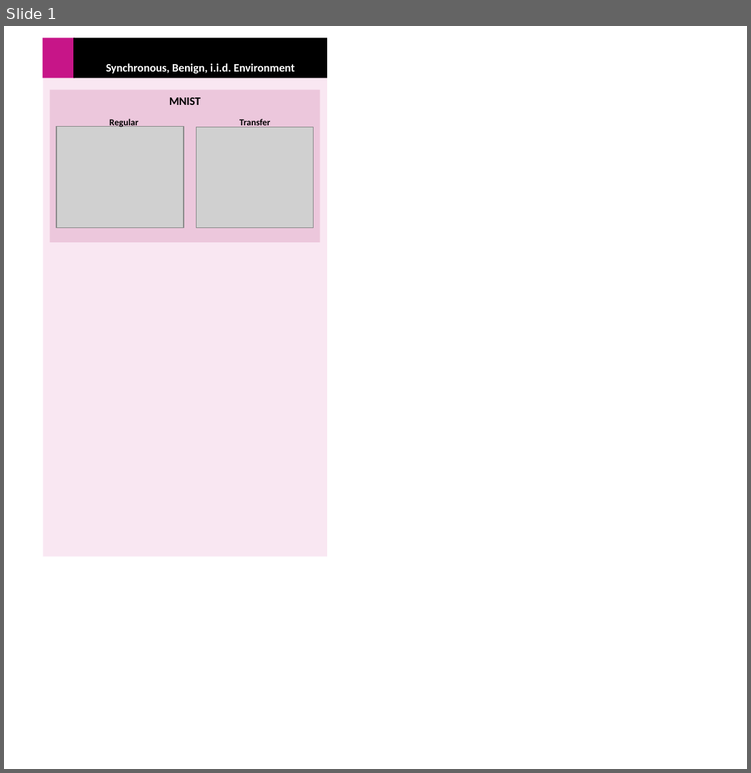
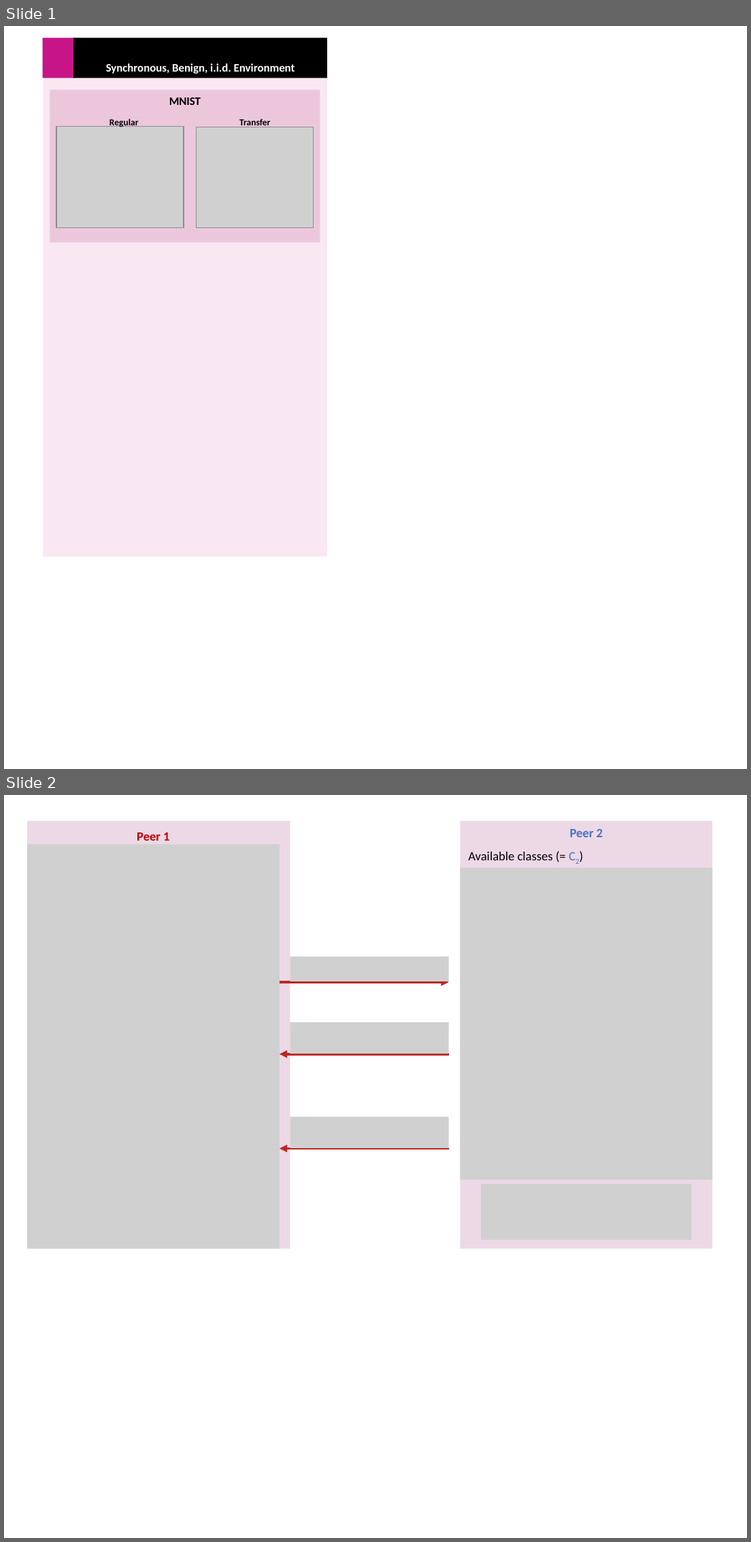
Before and after one commit to jverbraeken/trustchain-superapp, a slide deck: fedml/figures.pptx. Shown one above the other, each under a label of ours: slide 1 before the commit, slides 1 and 2 after it. The pictures are 751x773 and 751x1542 pixels, drawn with LibreOffice and Linux fonts; fonts in the diff are those of the drawing; grey boxes stand for pictures. Boxes give left, top, right and bottom in pixels: in the first picture for what was removed or moved away, otherwise in the second. Text is boxed around its words. In the diff, an @@ line names an element or a change of style, - is before the commit and + after.

```diff
--- a/fedml/figures.pptx
+++ b/fedml/figures.pptx
@@ slide 2 added at [4, 795, 747, 1538], background #FFFFFF @@
@@ rectangle added at [27, 821, 290, 1248], fill #EDD8E6 @@
@@ text added at [137, 832, 169, 841], 11 pt, text #C00000, bold @@
+Peer 1
@@ rectangle added at [460, 821, 713, 1248], fill #EDD8E6 @@
@@ text added at [570, 829, 602, 837], 11 pt, text #4472C4, bold @@
+Peer 2
@@ picture added at [27, 845, 279, 868] @@
@@ text added at [468, 851, 553, 860], 11 pt, text #000000 @@
+Available classes (= C2)
@@ picture added at [27, 868, 279, 1248] @@
@@ picture added at [460, 868, 713, 1179] @@
@@ picture added at [290, 957, 449, 981] @@
@@ arrow added from (279, 982) to (449, 982), #BA2824 2.25 pt @@
@@ picture added at [290, 1022, 449, 1053] @@
@@ arrow added from (449, 1054) to (279, 1054), #BA2824 2.25 pt @@
@@ picture added at [43, 1106, 253, 1148] @@
@@ picture added at [290, 1117, 449, 1148] @@
@@ arrow added from (449, 1148) to (279, 1148), #BA2824 2.25 pt @@
@@ picture added at [481, 1183, 691, 1240] @@
```
Also in this commit, not shown: 4 other files.
